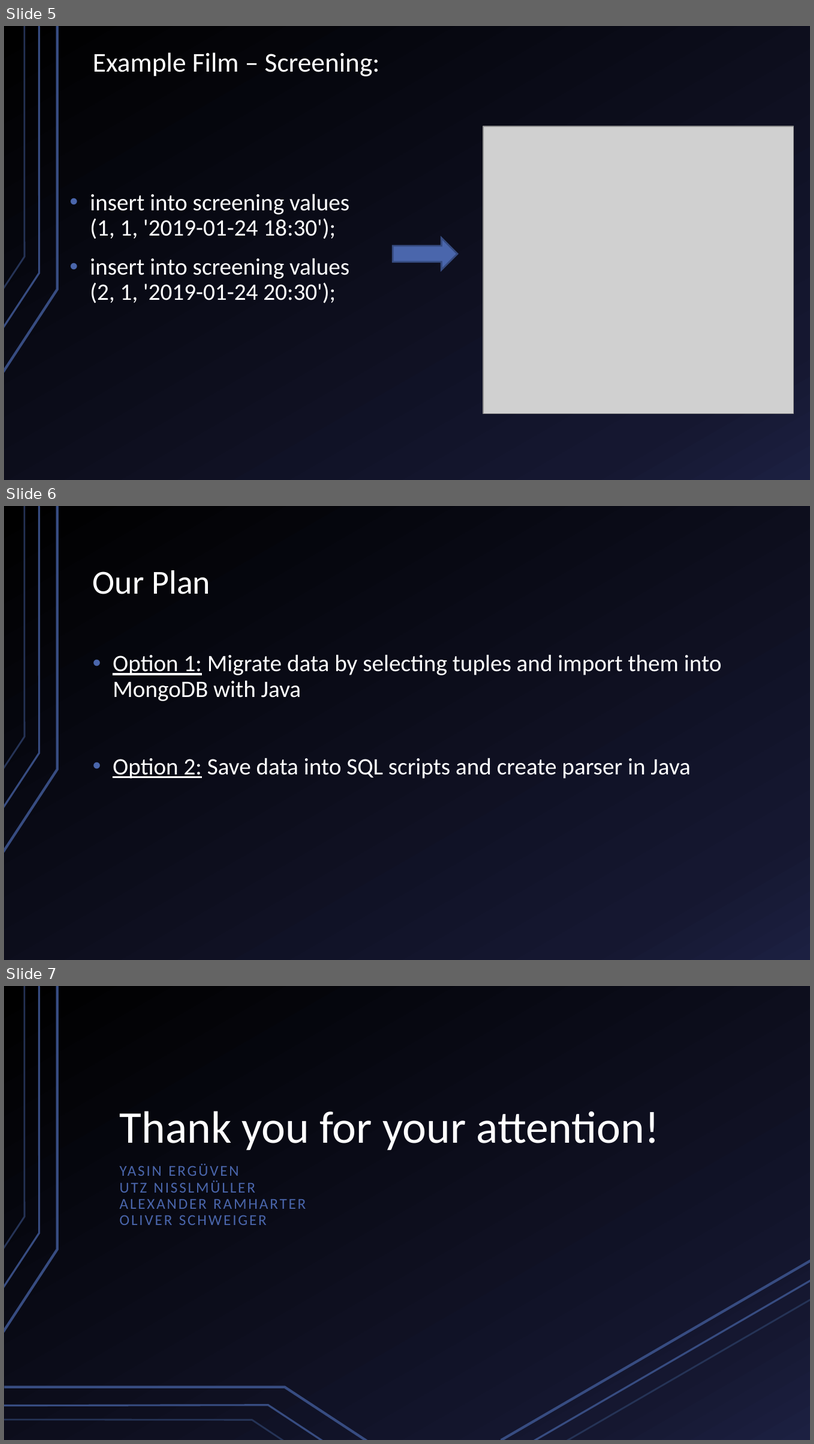
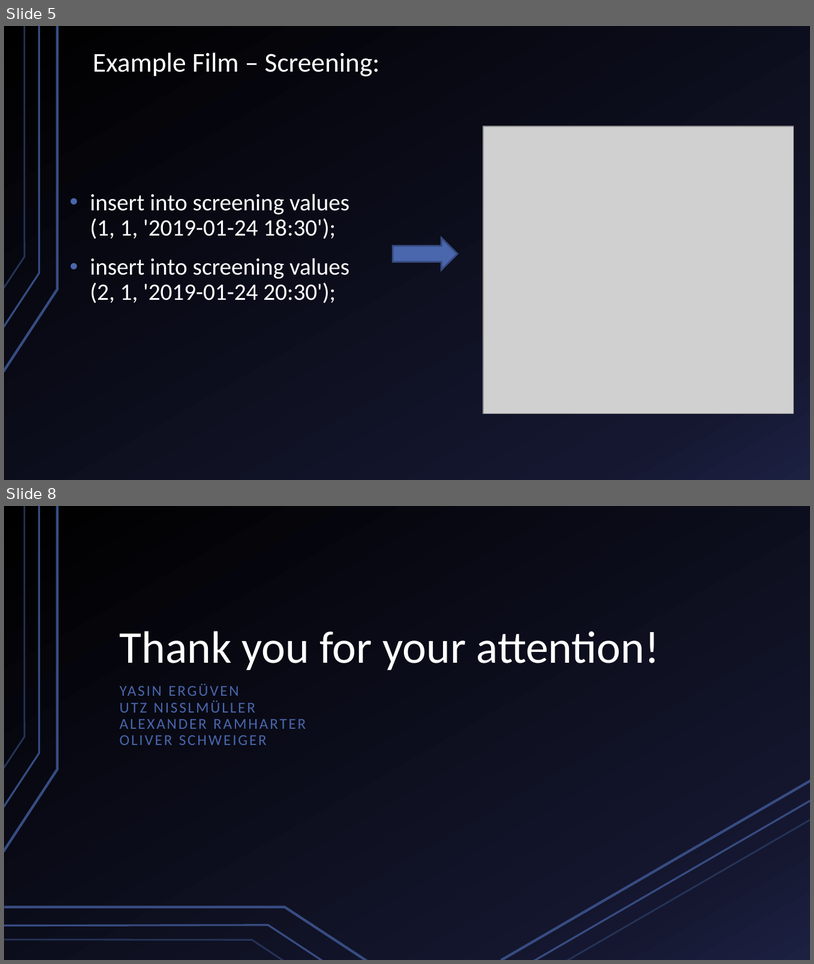
Before and after one commit to utzn42/Cinebase-IMSE-WS2018-, a slide deck: praesi.pptx. Shown one above the other, each under a label of ours: slides 5, 6 and 7 before the commit, slides 5 and 8 after it; the slides between them are not shown. The pictures are 814x1444 and 814x964 pixels, drawn with LibreOffice and Linux fonts; fonts in the diff are those of the drawing; grey boxes stand for pictures. Boxes give left, top, right and bottom in pixels: in the first picture for what was removed or moved away, otherwise in the second. Text is boxed around its words. In the diff, an @@ line names an element or a change of style, - is before the commit and + after.

```diff
--- a/praesi.pptx
+++ b/praesi.pptx
@@ slide 6 removed at (4,506,810,960), background gradient #000000 to #151831 to #1D2042; not listed: 3 template elements that a slide beside it also shows @@
@@ title removed at (93,570,210,594) @@
-Our Plan
@@ text removed at (113,654,722,778) @@
-• Option 1: Migrate data by selecting tuples and import them into MongoDB with Java
-• Option 2: Save data into SQL scripts and create parser in Java
@@ what was slide 7 is now slide 8 @@
```
Also in this commit, not shown: 2 slides added.
